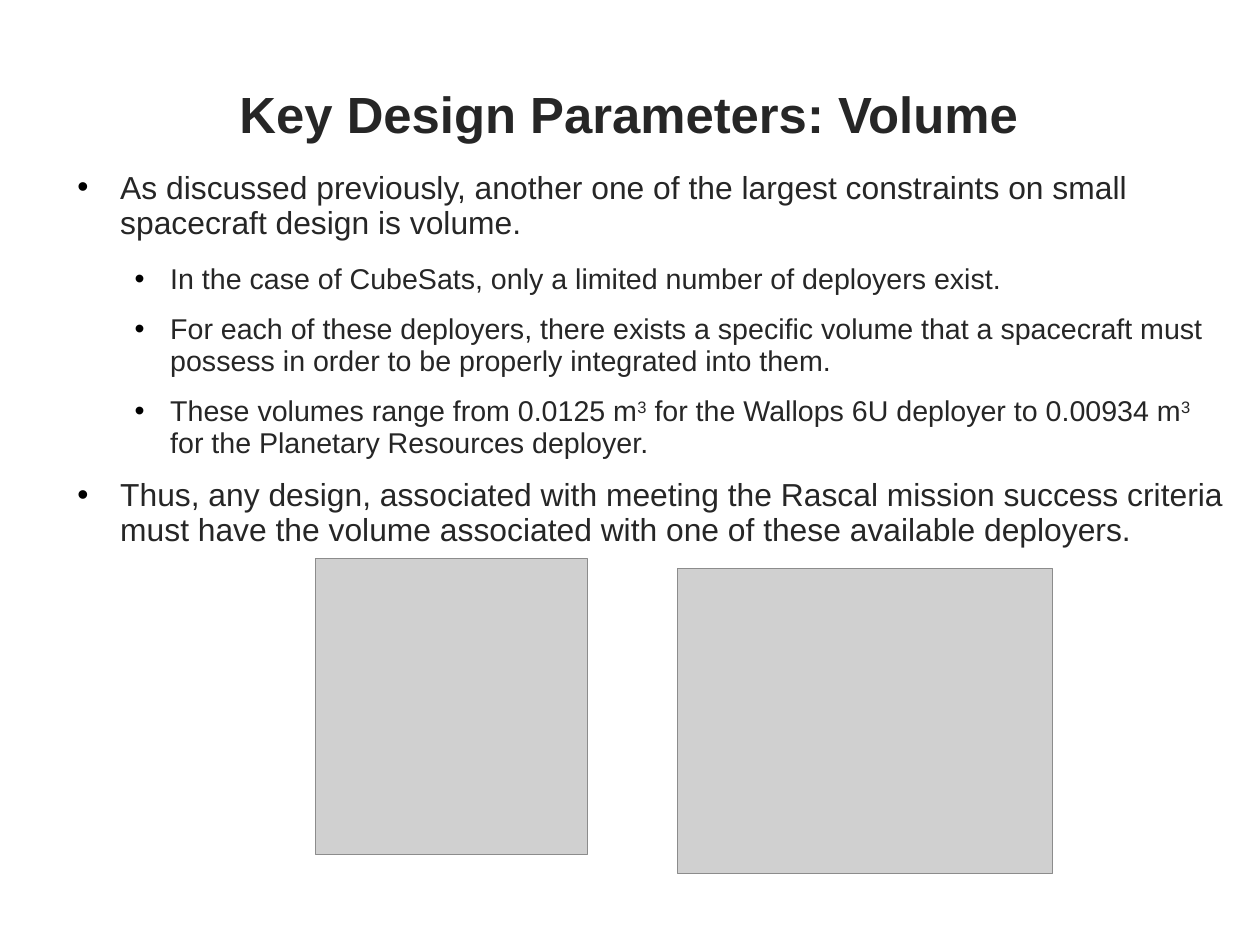
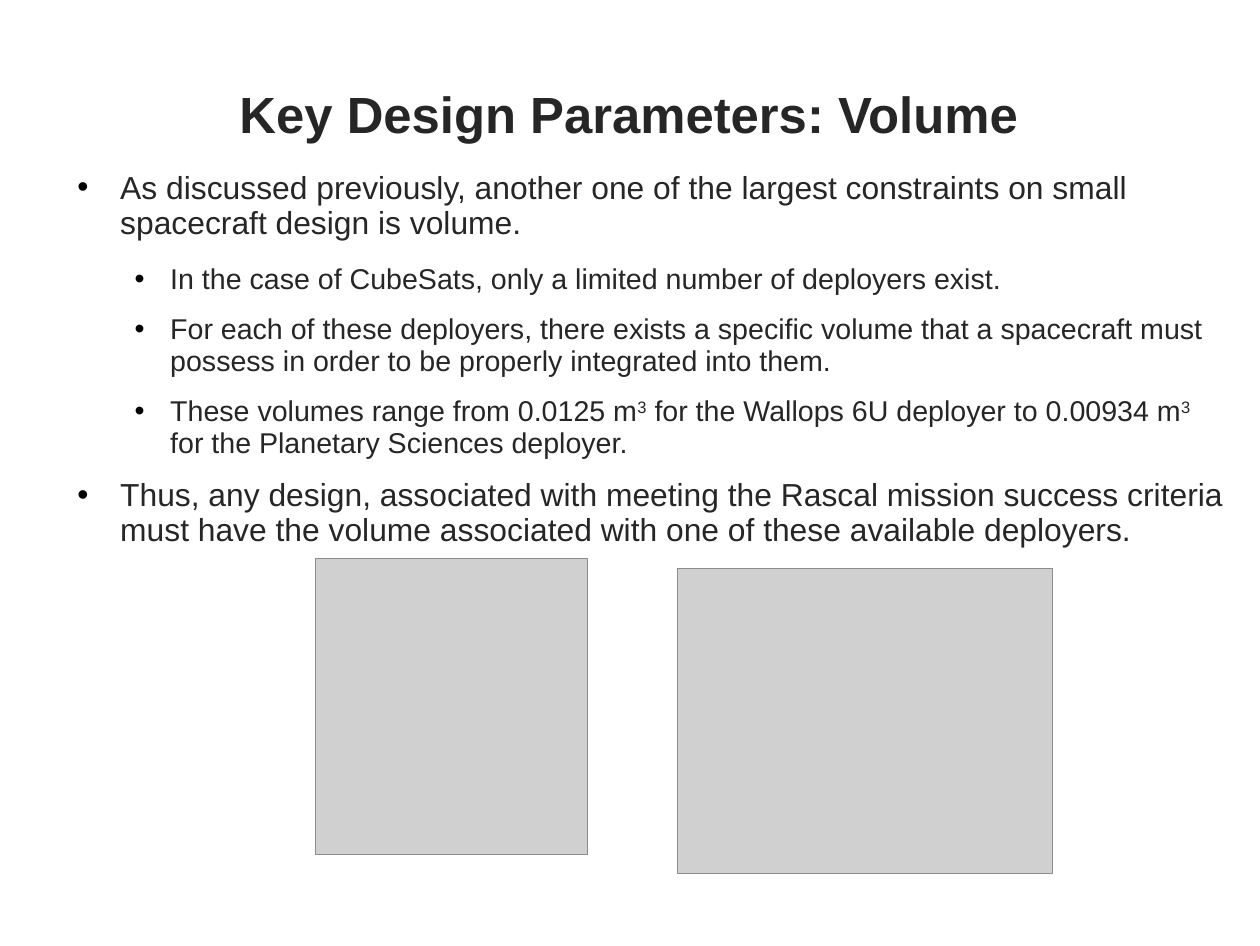
Before and after one commit to RascalSeniorDesign/Preliminary-Design, a slide deck: slide 11 of CMQA/Presentations/First-Semester-Presentation.pptx. Drawn at 1260x946 pixels with LibreOffice and Linux fonts; fonts in the diff are those of the drawing; grey boxes stand for pictures; background and template pictures are left out. Boxes give left, top, right and bottom in pixels: in the first picture for what was removed or moved away, otherwise in the second. Text is boxed around its words. In the diff, an @@ line names an element or a change of style, - is before the commit and + after.

```diff
--- a/CMQA/Presentations/First-Semester-Presentation.pptx
+++ b/CMQA/Presentations/First-Semester-Presentation.pptx
@@ text at (170, 400, 1149, 459): text changed @@
-  • These volumes range from 0.0125 m3 for the Wallops 6U deployer to 0.00934 m3 for the Planetary Resources deployer.
+  • These volumes range from 0.0125 m3 for the Wallops 6U deployer to 0.00934 m3 for the Planetary Sciences deployer.
```
Also in this commit, not shown: 2 other slides changed.
